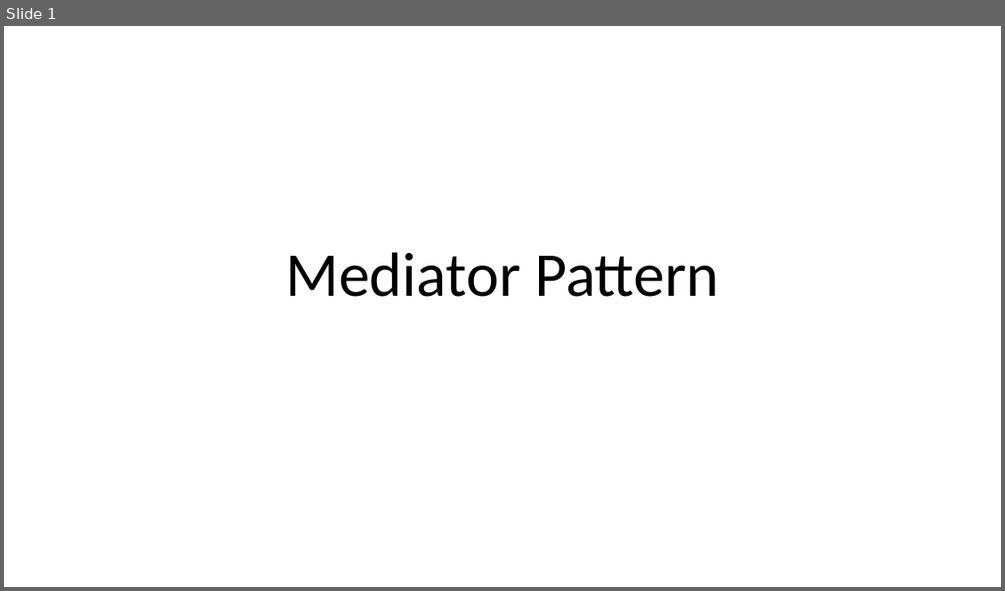
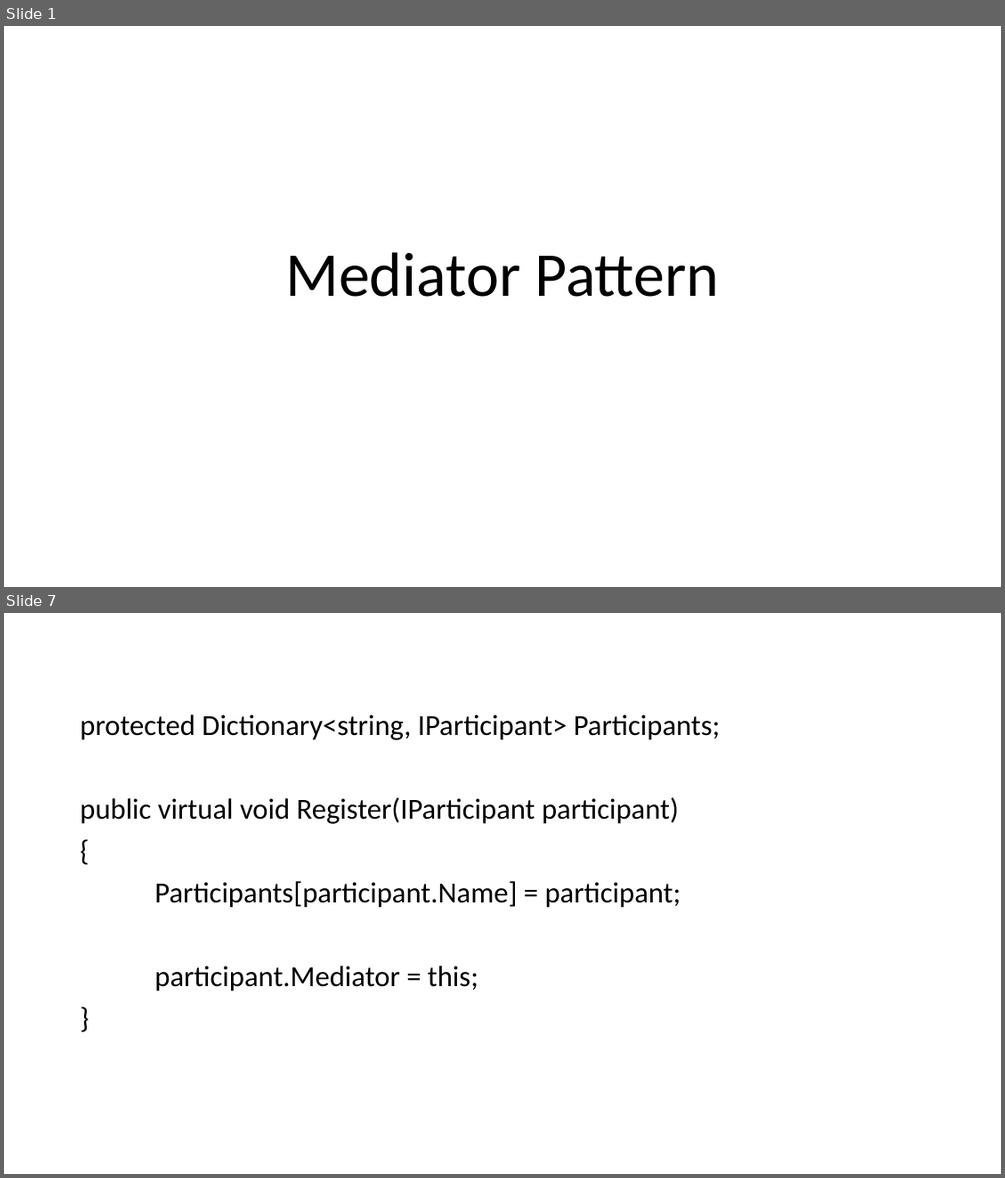
Before and after one commit to BjornNorgaard/I4SWD, a slide deck: MediatorPattern/Presentation/Mediator Pattern.pptx. Shown one above the other, each under a label of ours: slide 1 before the commit, slides 1 and 7 after it; the slides between them are not shown. The pictures are 1005x591 and 1005x1178 pixels, drawn with LibreOffice and Linux fonts; fonts in the diff are those of the drawing. Boxes give left, top, right and bottom in pixels: in the first picture for what was removed or moved away, otherwise in the second. Text is boxed around its words. In the diff, an @@ line names an element or a change of style, - is before the commit and + after.

```diff
--- a/MediatorPattern/Presentation/Mediator Pattern.pptx
+++ b/MediatorPattern/Presentation/Mediator Pattern.pptx
@@ slide 7 added at box(4, 613, 1001, 1174), background #FFFFFF @@
@@ text added at box(80, 714, 720, 991), 28 pt, text #000000 @@
+protected Dictionary<string, IParticipant> Participants;
+public virtual void Register(IParticipant participant)
+{
+Participants[participant.Name] = participant;
+participant.Mediator = this;
+}
```
Also in this commit, not shown: 8 other slides added, 3 other files.
